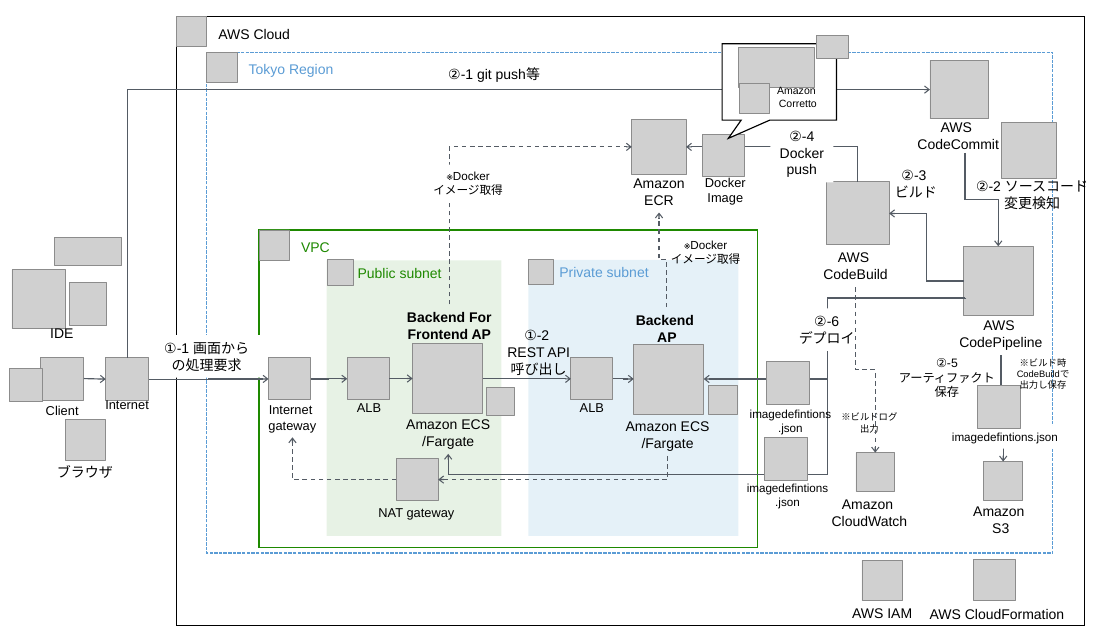
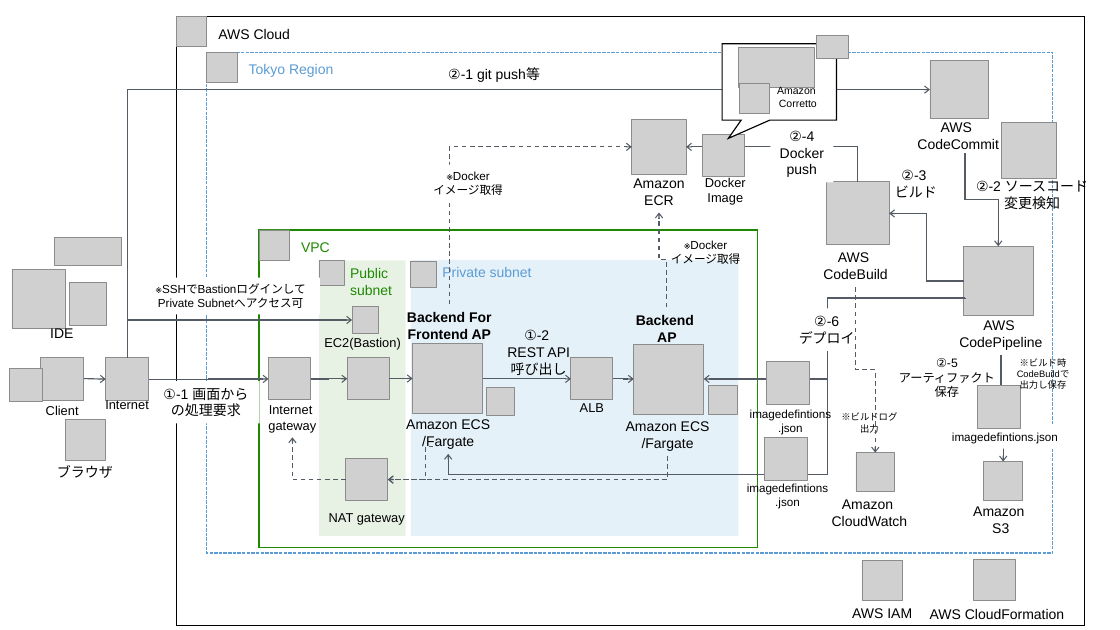
Before and after one commit to mysd33/ecs-on-fargate-cfn-demo, a slide deck: slide 1 of システム構成図.pptx. Drawn at 1120x630 pixels with LibreOffice and Linux fonts; fonts in the diff are those of the drawing; grey boxes stand for pictures. Boxes give left, top, right and bottom in pixels: in the first picture for what was removed or moved away, otherwise in the second. Text is boxed around its words. In the diff, an @@ line names an element or a change of style, - is before the commit and + after.

```diff
--- a/システム構成図.pptx
+++ b/システム構成図.pptx
@@ picture: place and size @@
-picture at [328,260,353,285]
+picture at [319,260,344,286]
@@ rectangle "Public subnet": place and size @@
-rectangle "Public subnet" at [327,260,502,536]
+rectangle "Public subnet" at [319,260,406,536]
@@ picture: place and size @@
-picture at [528,260,554,285]
+picture at [411,262,436,287]
@@ rectangle "Private subnet": place and size @@
-rectangle "Private subnet" at [528,260,739,536]
+rectangle "Private subnet" at [412,260,739,536]
@@ text added at [158,298,303,308], 10 pt, text #000000 @@
+※SSHでBastionログインして
+Private Subnetへアクセス可
@@ elbow arrow added from (128, 358) to (352, 320), #545B64 1 pt @@
@@ picture added at [352,307,379,334] @@
@@ text at [324,337,400,350]: text changed @@
-ALB
+EC2(Bastion)
@@ text "①-1 画面からの処理要求": place and size @@
-text "①-1 画面からの処理要求" at [164,342,249,371]
+text "①-1 画面からの処理要求" at [163,388,248,416]
@@ elbow arrow moved from (397, 480) - (292, 438) to (346, 480) - (292, 438) @@
@@ elbow arrow added from (434, 447) to (388, 480), #545B64 1 pt dashed @@
@@ picture: place and size @@
-picture at [397,459,439,501]
+picture at [346,459,388,501]
@@ elbow arrow moved from (668, 456) - (439, 480) to (668, 456) - (388, 480) @@
@@ text "NAT gateway": place and size @@
-text "NAT gateway" at [378,508,455,520]
+text "NAT gateway" at [329,513,405,525]
```
Also in this commit, not shown: 5 other files.
